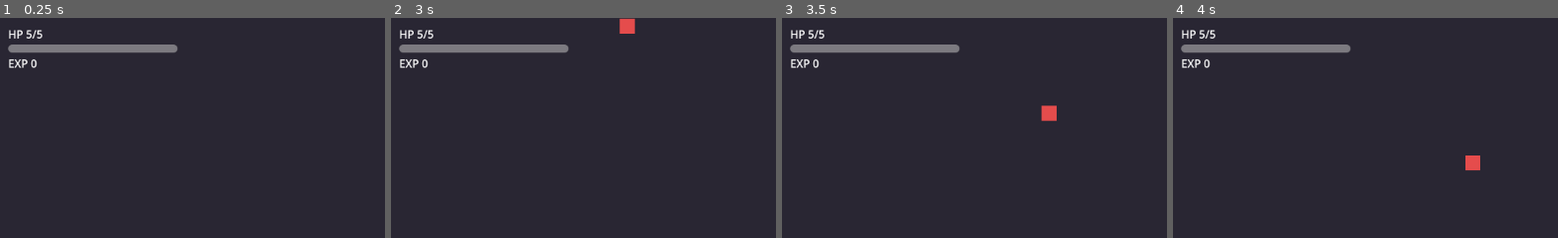
Above: before the commit, frames 1-4 (left to right).
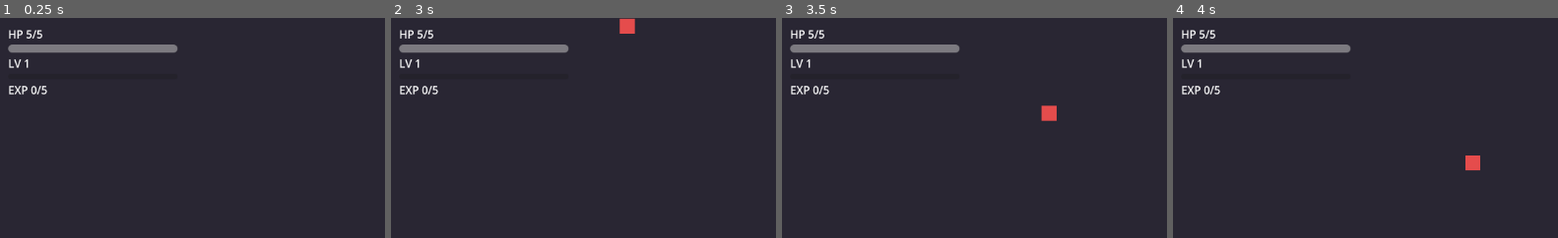
Above: after the commit, the same moments.

Repository: danieleadelfio/Wanderloot
Game: Godot game, scene res://scenes/run/Arena/Arena.tscn
Two runs of this game, one before a commit and one after it. Both use one fixed random seed, a clock stepped at 60 frames per second and the inputs below.
Inputs (mouse positions are % of the whole screen's width and height, from its top left):
- Up to frame 1 (0.25 s): no input
- Up to frame 2 (3 s): tap Enter at 0.5 s; move the mouse to (74, 45) at 0.52 s; press the mouse at (74, 45) at 0.53 s; hold D (move_right) 0.53-1.28 s; move the mouse to (31, 55) at 1.27 s; release the mouse at (31, 55) at 1.28 s; hold S (move_down) 1.28-2.03 s; click (31, 55) at 1.35 s; move the mouse to (61, 28) at 2.02 s; press the mouse at (61, 28) at 2.03 s; hold D (move_right) 2.03-2.78 s; move the mouse to (46, 70) at 2.77 s; release the mouse at (46, 70) at 2.78 s; hold W (move_up) from 2.78 s (still down); click (46, 70) at 2.85 s
- Up to frame 3 (3.5 s): keep holding W (move_up)
- Up to frame 4 (4 s): move the mouse to (82, 65) at 3.52 s; release W (move_up) at 3.53 s; press the mouse at (82, 65) at 3.53 s; hold A (move_left) from 3.53 s (still down)
The pictures show only the part of the screen within x 0-50%, y 0-50%; the shares and areas given below are measured in that part.

The runs differ from the first frame. In frame 1, 0.4% of the frame differs, in the area x 2-13%, y 18-35%; in frame 2, 0.4%; in frame 3, 0.4%; in frame 4, 0.4%.

Commit message:
feat: exp curve + levels in RunManager (#2)
Closes #2

Co-Authored-By: Claude Opus 5.5 <noreply@anthropic.com>
Claude-Session: https://claude.ai/code/session_01WjwMyqg35TFPNLv3bAVf3T

Diff:
--- a/autoload/run_manager.gd
+++ b/autoload/run_manager.gd
@@ -1,19 +1,36 @@
 extends Node
-## Stato della run corrente (exp, in futuro livello/timer estrazione).
-## Azzerato a ogni run. Non scrive mai su MetaProgression: lo fa solo l'estrazione riuscita.
+## Stato della run corrente (exp, livello). Azzerato a ogni run.
+## Non scrive mai su MetaProgression: lo fa solo l'estrazione riuscita.
 
-signal exp_changed(total: int)
+signal exp_changed(current: int, required: int)
+signal leveled_up(level: int)
 
+var level: int = 1
+## Exp accumulata nel livello corrente (si azzera a ogni level-up, il resto passa oltre).
 var experience: int = 0
 
+var _curve: LevelCurve
 
-func reset() -> void:
+
+func start_run(curve: LevelCurve) -> void:
+	_curve = curve
+	level = 1
 	experience = 0
-	exp_changed.emit(experience)
+	exp_changed.emit(experience, exp_to_next())
+
+
+func exp_to_next() -> int:
+	if _curve == null:
+		return 0
+	return _curve.exp_to_next(level)
 
 
 func add_exp(amount: int) -> void:
-	if amount <= 0:
+	if amount <= 0 or _curve == null:
 		return
 	experience += amount
-	exp_changed.emit(experience)
+	while experience >= exp_to_next():
+		experience -= exp_to_next()
+		level += 1
+		leveled_up.emit(level)
+	exp_changed.emit(experience, exp_to_next())
--- /dev/null
+++ b/data/run/level_curve.tres
@@ -0,0 +1,8 @@
+[gd_resource type="Resource" script_class="LevelCurve" format=3]
+
+[ext_resource type="Script" path="res://scripts/data/level_curve.gd" id="1"]
+
+[resource]
+script = ExtResource("1")
+base_exp = 5
+growth = 1.35
--- a/scenes/run/Arena/Arena.tscn
+++ b/scenes/run/Arena/Arena.tscn
@@ -9,6 +9,7 @@
 [ext_resource type="Script" path="res://scripts/run/enemy_pool.gd" id="7"]
 [ext_resource type="Script" path="res://scripts/run/wave_spawner.gd" id="8"]
 [ext_resource type="Resource" path="res://data/waves/wave_default.tres" id="9"]
+[ext_resource type="Resource" path="res://data/run/level_curve.tres" id="10"]
 
 [sub_resource type="RectangleShape2D" id="wall_h"]
 size = Vector2(1680, 40)
@@ -18,6 +19,7 @@
 
 [node name="Arena" type="Node2D"]
 script = ExtResource("1")
+level_curve = ExtResource("10")
 
 [node name="Floor" type="ColorRect" parent="."]
 offset_left = -800.0
--- a/scenes/run/Arena/arena.gd
+++ b/scenes/run/Arena/arena.gd
@@ -1,5 +1,7 @@
 extends Node2D
 ## Composition root della run: collega i segnali tra player, nemici, pool, HUD e RunManager.
+
+@export var level_curve: LevelCurve
 
 @onready var _player: Player = %Player
 @onready var _enemy_pool: EnemyPool = %EnemyPool
@@ -9,7 +11,7 @@
 
 
 func _ready() -> void:
-	RunManager.reset()
+	RunManager.start_run(level_curve)
 	_player.shot_requested.connect(_projectile_pool.spawn)
 	_player.health.changed.connect(_hud.set_hp)
 	_player.died.connect(_on_player_died)
--- a/scenes/ui/HUD/HUD.tscn
+++ b/scenes/ui/HUD/HUD.tscn
@@ -7,7 +7,7 @@
 
 [node name="Margin" type="MarginContainer" parent="."]
 offset_right = 260.0
-offset_bottom = 80.0
+offset_bottom = 120.0
 mouse_filter = 2
 theme_override_constants/margin_left = 12
 theme_override_constants/margin_top = 12
@@ -29,6 +29,19 @@
 step = 1.0
 show_percentage = false
 
+[node name="LevelLabel" type="Label" parent="Margin/VBox"]
+unique_name_in_owner = true
+layout_mode = 2
+text = "LV 1"
+
+[node name="ExpBar" type="ProgressBar" parent="Margin/VBox"]
+unique_name_in_owner = true
+custom_minimum_size = Vector2(220, 8)
+layout_mode = 2
+mouse_filter = 2
+step = 1.0
+show_percentage = false
+
 [node name="ExpLabel" type="Label" parent="Margin/VBox"]
 unique_name_in_owner = true
 layout_mode = 2
--- a/scenes/ui/HUD/hud.gd
+++ b/scenes/ui/HUD/hud.gd
@@ -1,15 +1,19 @@
 class_name Hud
 extends CanvasLayer
-## HUD minimale: HP (da Arena via set_hp) ed exp (da RunManager).
+## HUD minimale: HP (da Arena via set_hp), livello ed exp (da RunManager).
 
 @onready var _hp_label: Label = %HpLabel
 @onready var _hp_bar: ProgressBar = %HpBar
+@onready var _level_label: Label = %LevelLabel
 @onready var _exp_label: Label = %ExpLabel
+@onready var _exp_bar: ProgressBar = %ExpBar
 
 
 func _ready() -> void:
 	RunManager.exp_changed.connect(set_exp)
-	set_exp(RunManager.experience)
+	RunManager.leveled_up.connect(set_level)
+	set_level(RunManager.level)
+	set_exp(RunManager.experience, RunManager.exp_to_next())
 
 
 func set_hp(current: int, maximum: int) -> void:
@@ -18,5 +22,11 @@
 	_hp_label.text = "HP %d/%d" % [current, maximum]
 
 
-func set_exp(total: int) -> void:
-	_exp_label.text = "EXP %d" % total
+func set_level(level: int) -> void:
+	_level_label.text = "LV %d" % level
+
+
+func set_exp(current: int, required: int) -> void:
+	_exp_bar.max_value = maxi(required, 1)
+	_exp_bar.value = current
+	_exp_label.text = "EXP %d/%d" % [current, required]
--- /dev/null
+++ b/scripts/data/level_curve.gd
@@ -0,0 +1,10 @@
+class_name LevelCurve
+extends Resource
+## Exp richiesta per passare dal livello N al N+1: base_exp * growth^(N-1), arrotondata.
+
+@export var base_exp: int = 5
+@export var growth: float = 1.35
+
+
+func exp_to_next(level: int) -> int:
+	return maxi(1, roundi(base_exp * pow(growth, level - 1)))
Not shown, added: scripts/data/level_curve.gd.uid
Not shown, changed: docs/CHANGELOG.md
Not shown, changed: docs/GDD.md
